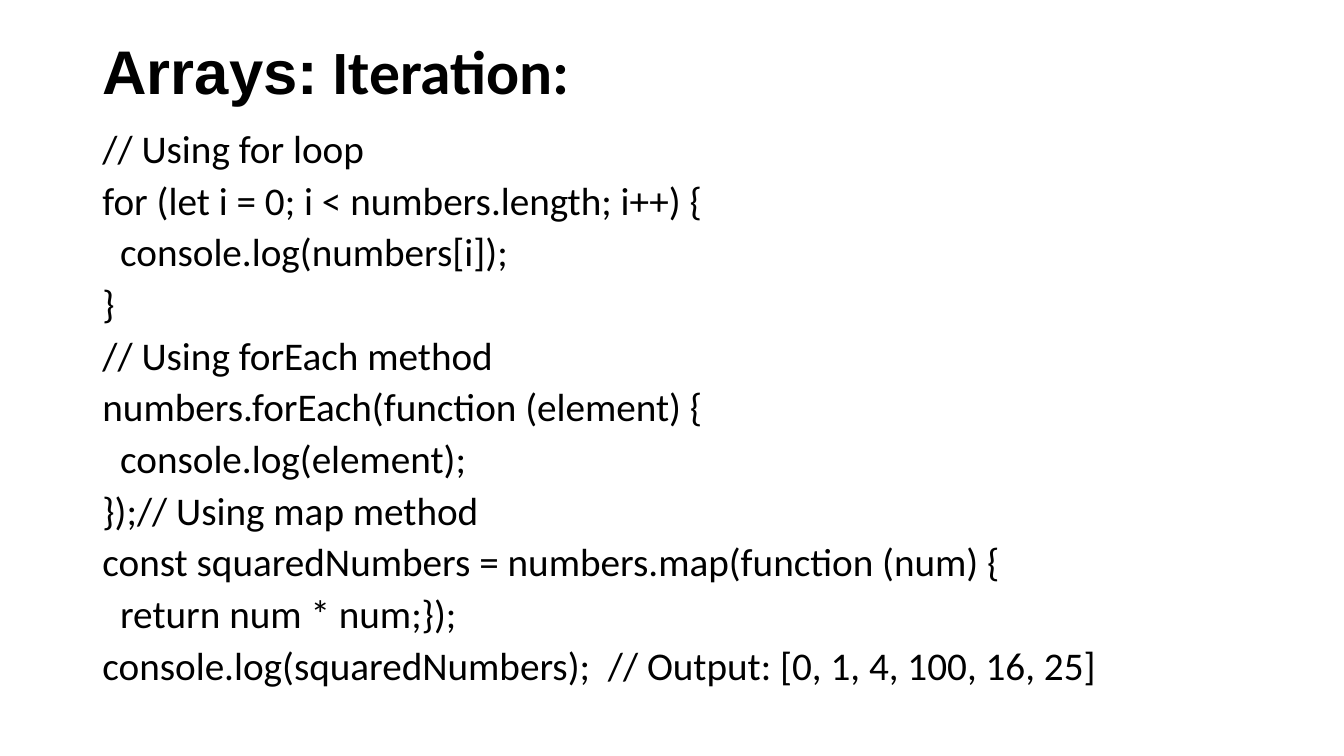
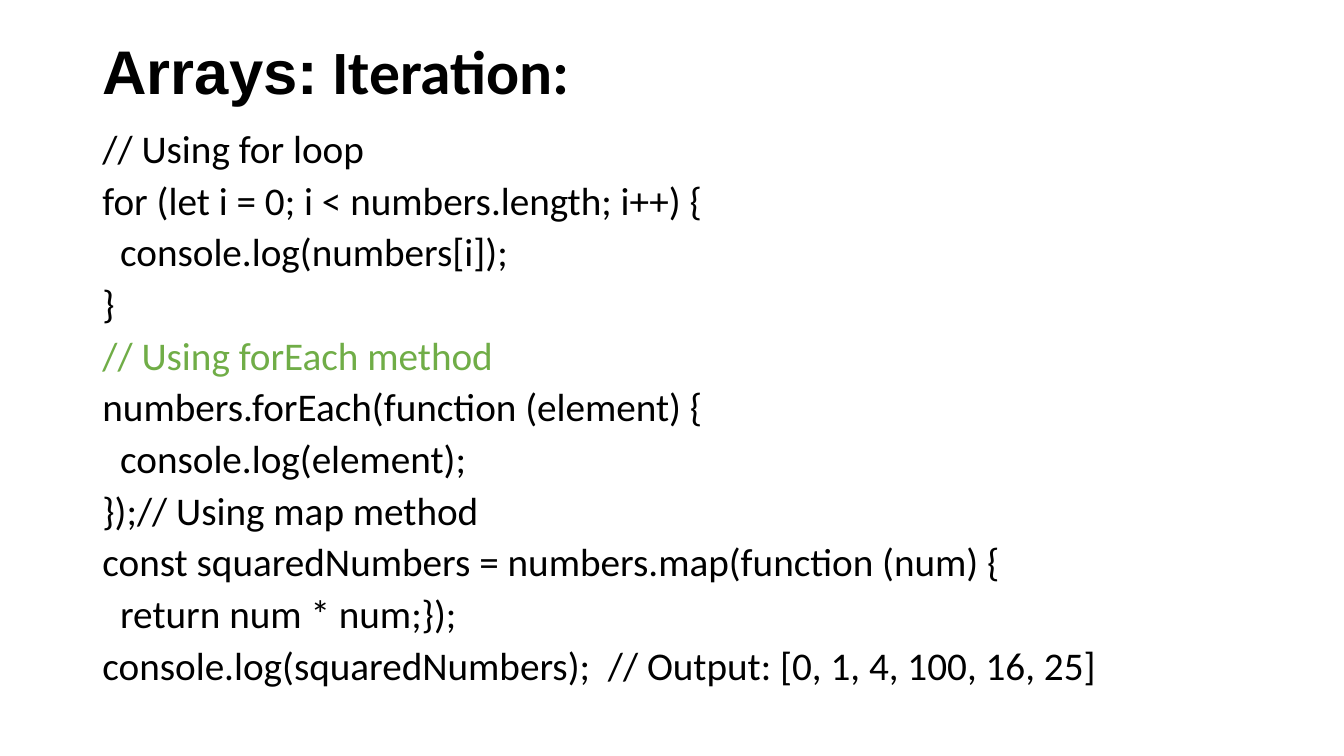
Before and after one commit to SethLK/JavaScript-Wizard-Course-for-Beginners, a slide deck: slide 40 of JavaScript Master Course for Beginners.pptx (slide 39 before the commit). Drawn at 1344x756 pixels with LibreOffice and Linux fonts; fonts in the diff are those of the drawing. Boxes give left, top, right and bottom in pixels: in the first picture for what was removed or moved away, otherwise in the second. Text is boxed around its words. In the diff, an @@ line names an element or a change of style, - is before the commit and + after.

```diff
--- a/JavaScript Master Course for Beginners.pptx
+++ b/JavaScript Master Course for Beginners.pptx
@@ text at (142,342,492,377): text colour #000000 to #70AD47 in "// Using forEach method" @@
```
Also in this commit, not shown: 5 other slides changed, 5 slides added, 2 other files.
